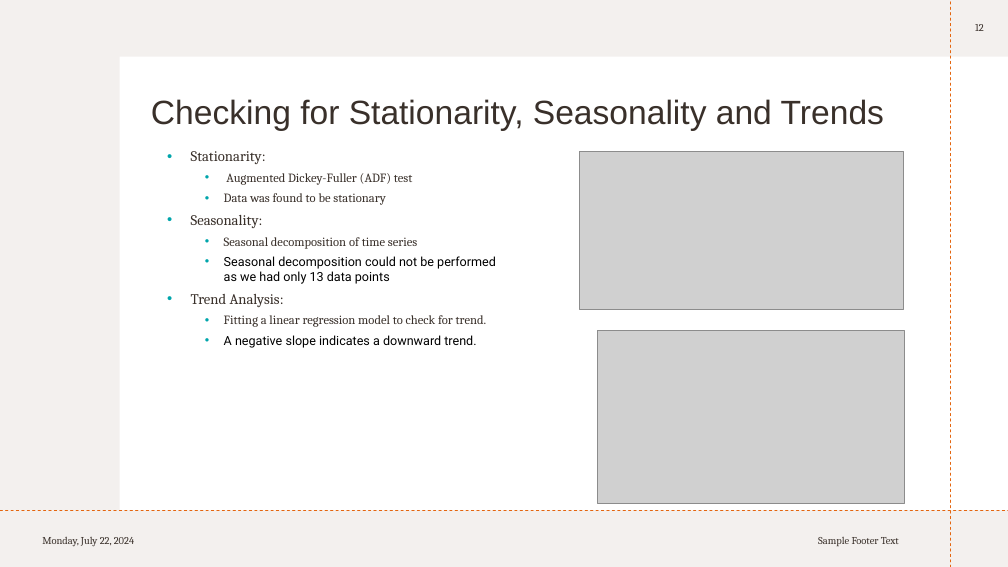
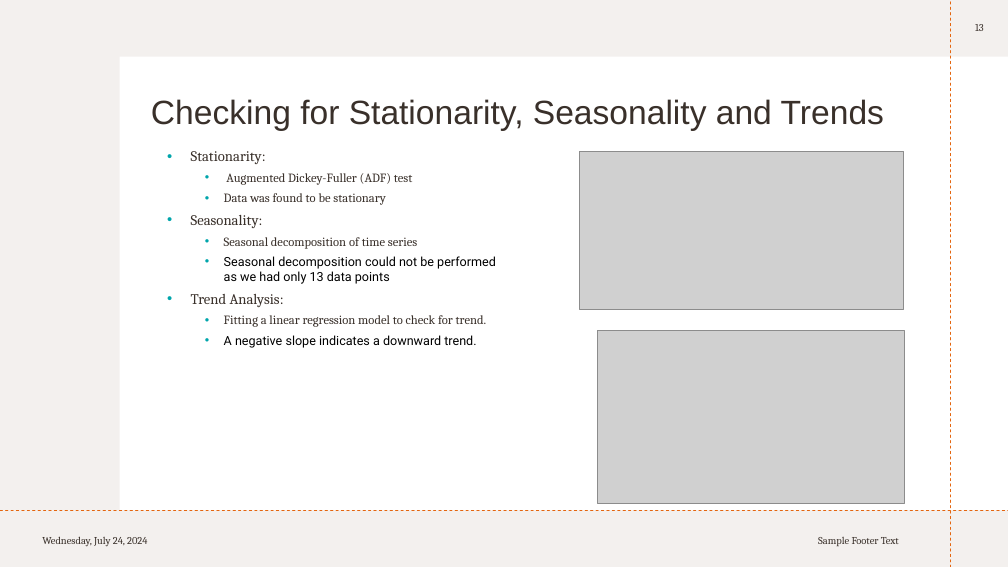
Before and after one commit to KarishmaFernandes/Forecasting-Future-Sales, a slide deck: slide 13 of sales Circly.pptx (slide 12 before the commit). Drawn at 1008x567 pixels with LibreOffice and Linux fonts; fonts in the diff are those of the drawing; grey boxes stand for pictures. Boxes give left, top, right and bottom in pixels: in the first picture for what was removed or moved away, otherwise in the second. Text is boxed around its words. In the diff, an @@ line names an element or a change of style, - is before the commit and + after.

```diff
--- a/sales Circly.pptx
+++ b/sales Circly.pptx
@@ text at [42,536,147,547]: text changed @@
-Monday, July 22, 2024
+Wednesday, July 24, 2024
```
Also in this commit, not shown: 14 other slides changed, 3 slides added, 1 slide removed.
